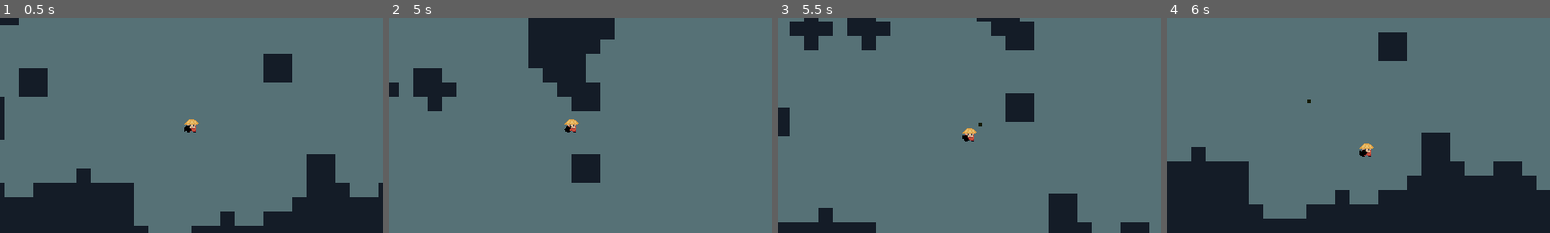
Above: before the commit, frames 1-4 (left to right).
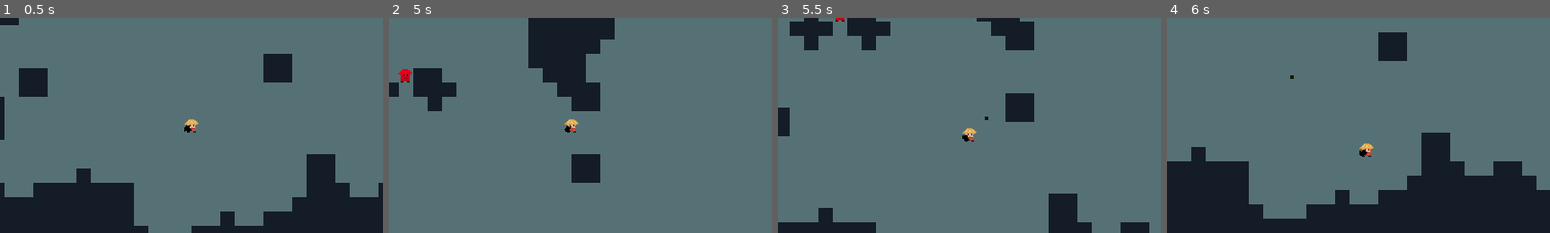
Above: after the commit, the same moments.

Repository: dragon1freak/CaveQuakes
Game: Godot game, scene res://Levels/Main.tscn
The game is run twice, just before and just after one commit, with the same random seed, the same clock (stepped at 60 frames per second) and the same inputs.
Inputs (mouse positions are in pixels of both pictures, inside the frame that each line leads up to):
- Up to frame 1 (0.5 s): no input
- Up to frame 2 (5 s): tap Enter at 0.5 s; move the mouse to (664, 114) at 0.52 s; press the mouse at (664, 114) at 0.53 s; hold D (right) 0.53-1.28 s; move the mouse to (503, 136) at 1.27 s; release the mouse at (503, 136) at 1.28 s; hold S (down) 1.28-2.03 s; click (503, 136) at 1.35 s; move the mouse to (618, 78) at 2.02 s; press the mouse at (618, 78) at 2.03 s; hold D (right) 2.03-2.78 s; move the mouse to (561, 168) at 2.77 s; release the mouse at (561, 168) at 2.78 s; hold W (up) 2.78-3.53 s; click (561, 168) at 2.85 s; move the mouse to (695, 157) at 3.52 s; press the mouse at (695, 157) at 3.53 s; hold A (left) from 3.53 s (still down); move the mouse to (465, 93) at 4.27 s; release the mouse at (465, 93) at 4.28 s; click (465, 93) at 4.35 s
- Up to frame 3 (5.5 s): move the mouse to (988, 125) at 5.02 s; release A (left) at 5.03 s; press the mouse at (988, 125) at 5.03 s; hold S (down) from 5.03 s (still down)
- Up to frame 4 (6 s): move the mouse to (1301, 71) at 5.77 s; release S (down) at 5.78 s; release the mouse at (1301, 71) at 5.78 s; hold D (right) from 5.78 s (still down); click (1301, 71) at 5.85 s

Frame 1 is identical in both runs. In frame 2, 0.1% of the frame differs, in the area x 2-7%, y 23-30%; in frame 3, less than 0.1%; in frame 4, less than 0.1%.

Commit message:
Added basic enemy thing

Diff:
--- a/Bullet.gd
+++ b/Bullet.gd
@@ -9,6 +9,9 @@
 		hit(collision)
 
 func hit(collision):
+	if collision.collider.is_in_group("enemies"):
+		print("Do things to the enemy")
+		collision.collider.hit()
 	queue_free()
 
 func _on_VisibilityNotifier2D_screen_exited():
--- a/Bullet.tscn
+++ b/Bullet.tscn
@@ -6,9 +6,10 @@
 [sub_resource type="RectangleShape2D" id=1]
 extents = Vector2( 2, 2 )
 
-[node name="KinematicBody2D" type="KinematicBody2D"]
+[node name="Bullet" type="KinematicBody2D"]
 collision_mask = 2
 script = ExtResource( 2 )
+speed = 750
 
 [node name="CollisionShape2D" type="CollisionShape2D" parent="."]
 shape = SubResource( 1 )
--- /dev/null
+++ b/Enemy.gd
@@ -0,0 +1,22 @@
+extends KinematicBody2D
+
+export var speed : float = 50
+export var health : int = 3
+
+onready var player : KinematicBody2D = get_parent().get_node("Player")
+var velocity : Vector2 = Vector2.ZERO
+
+# Called when the node enters the scene tree for the first time.
+func _ready():
+	pass # Replace with function body.
+
+func _physics_process(delta):
+	velocity = position.direction_to(player.position) * speed
+	velocity = move_and_slide(velocity)
+	pass
+
+func hit():
+	health -= 1
+	if health <= 0:
+		queue_free()
+	print("It did it")
--- a/Levels/Main.tscn
+++ b/Levels/Main.tscn
@@ -1,8 +1,10 @@
-[gd_scene load_steps=13 format=2]
+[gd_scene load_steps=16 format=2]
 
 [ext_resource path="res://PlayerKin.tscn" type="PackedScene" id=1]
 [ext_resource path="res://cave_GB-export.png" type="Texture" id=2]
 [ext_resource path="res://CaveGenerator.gd" type="Script" id=3]
+[ext_resource path="res://player_GB.png" type="Texture" id=4]
+[ext_resource path="res://Enemy.gd" type="Script" id=5]
 
 [sub_resource type="ConvexPolygonShape2D" id=1]
 points = PoolVector2Array( 0, 0, 16, 0, 16, 16, 0, 16 )
@@ -125,6 +127,9 @@
 1/shapes = [  ]
 1/z_index = 0
 
+[sub_resource type="RectangleShape2D" id=10]
+extents = Vector2( 8, 8 )
+
 [node name="Node2D" type="Node2D"]
 
 [node name="TileMap" type="TileMap" parent="."]
@@ -139,6 +144,20 @@
 height = 30
 wall_percent = 30.0
 
-[node name="KinematicBody2D" parent="." instance=ExtResource( 1 )]
+[node name="Player" parent="." instance=ExtResource( 1 )]
 position = Vector2( 320, 336 )
 collision_mask = 2
+accuracy = 0.1
+
+[node name="Enemy" type="KinematicBody2D" parent="." groups=[
+"enemies",
+]]
+position = Vector2( 208, 168 )
+script = ExtResource( 5 )
+
+[node name="CollisionShape2D" type="CollisionShape2D" parent="Enemy"]
+shape = SubResource( 10 )
+
+[node name="Sprite" type="Sprite" parent="Enemy"]
+modulate = Color( 1, 0, 0.282353, 1 )
+texture = ExtResource( 4 )
--- a/PlayerKin.gd
+++ b/PlayerKin.gd
@@ -2,7 +2,7 @@
 
 export var MAX_SPEED : float = 500
 export var ACCELERATION : float = 2000
-export var accuracy : float = 10
+export var accuracy : float = 0.1
 var can_fire : bool = true
 export var fire_rate : float = 0.1
 var motion : Vector2 = Vector2.ZERO
@@ -44,7 +44,7 @@
 	can_fire = false
 	var bullet_instance = bullet.instance()
 	bullet_instance.position = $Gun.global_position
-	bullet_instance.direction = $Gun.global_position.direction_to(get_global_mouse_position() + Vector2(rng.randf_range(-accuracy, accuracy), rng.randf_range(-accuracy, accuracy)))
+	bullet_instance.direction = $Gun.global_position.direction_to(get_global_mouse_position()) + Vector2(rng.randf_range(-accuracy, accuracy), rng.randf_range(-accuracy, accuracy))
 
 	get_tree().get_root().add_child(bullet_instance)
 
